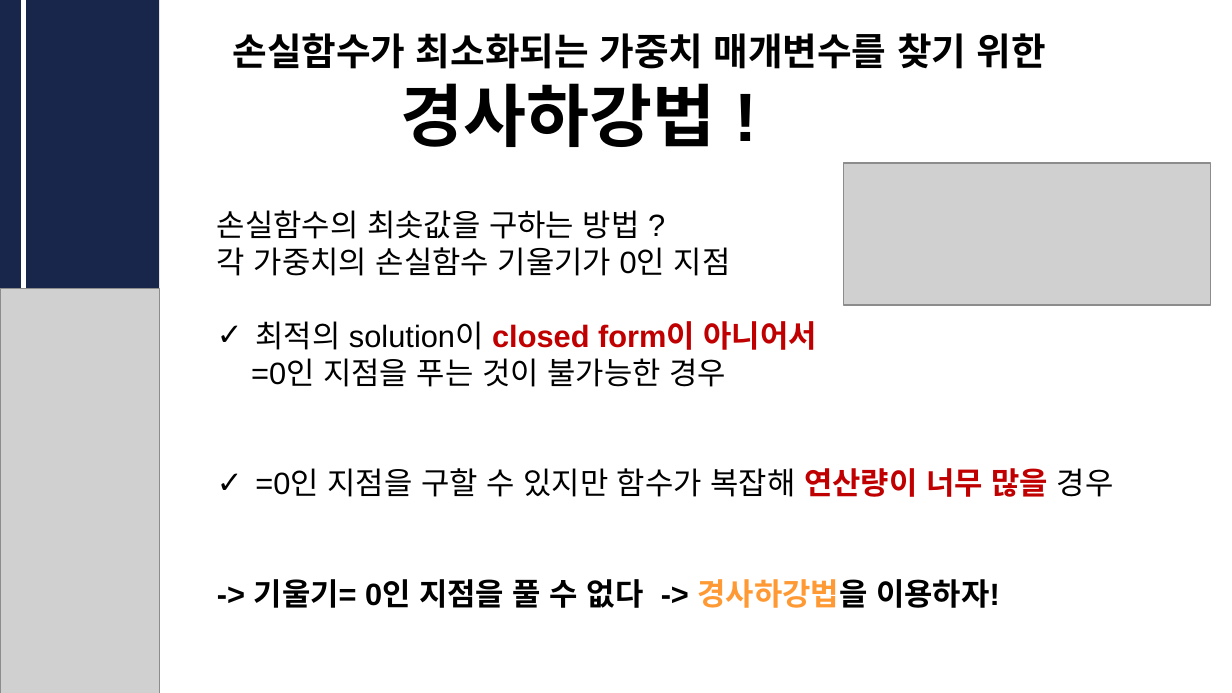
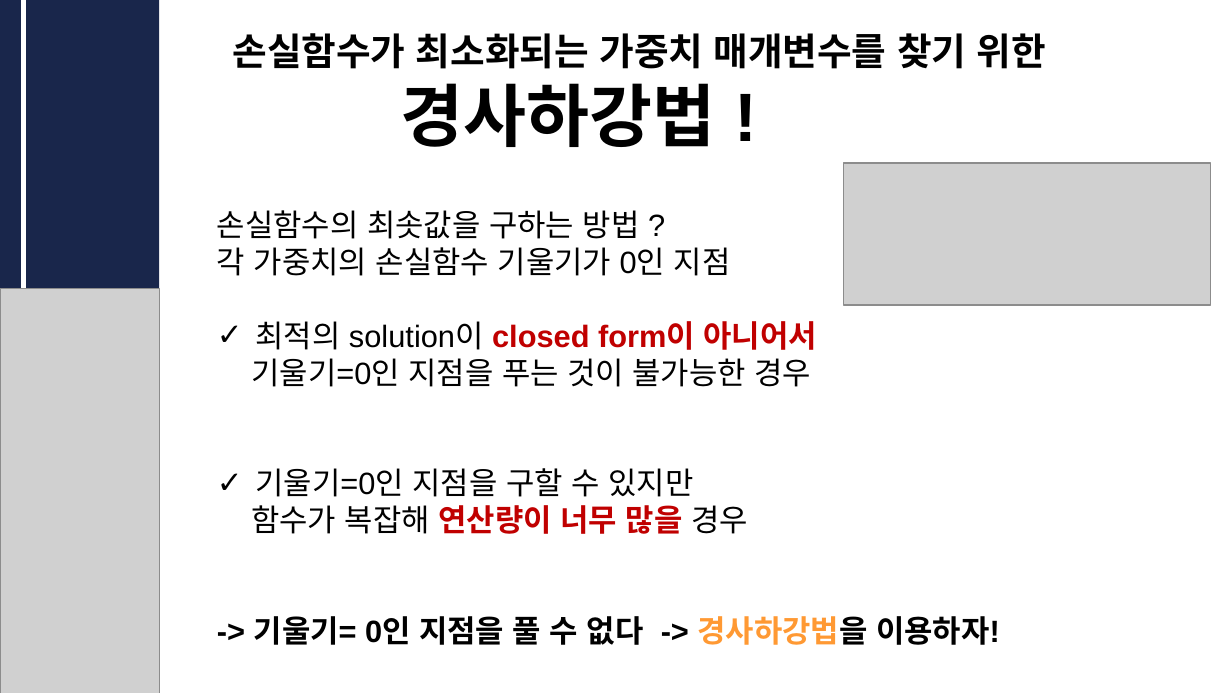
Before and after one commit to CUAI-CAU/2023-1_Study_DLfromScratch1, a slide deck: slide 6 of 발표자료/CUAI_딥러닝__0523.pptx. Drawn at 1232x693 pixels with LibreOffice and Linux fonts; fonts in the diff are those of the drawing; grey boxes stand for pictures. Boxes give left, top, right and bottom in pixels: in the first picture for what was removed or moved away, otherwise in the second. Text is boxed around its words. In the diff, an @@ line names an element or a change of style, - is before the commit and + after.

```diff
--- a/발표자료/CUAI_딥러닝__0523.pptx
+++ b/발표자료/CUAI_딥러닝__0523.pptx
@@ text at (x1=251, y1=358, x2=812, y2=534): text changed @@
-=0인 지점을 푸는 것이 불가능한 경우
-✓ =0인 지점을 구할 수 있지만 함수가 복잡해 연산량이 너무 많을 경우
+기울기=0인 지점을 푸는 것이 불가능한 경우
+✓ 기울기=0인 지점을 구할 수 있지만
+함수가 복잡해 연산량이 너무 많을 경우
```
Also in this commit, not shown: 3 other slides changed, 7 slides removed.
